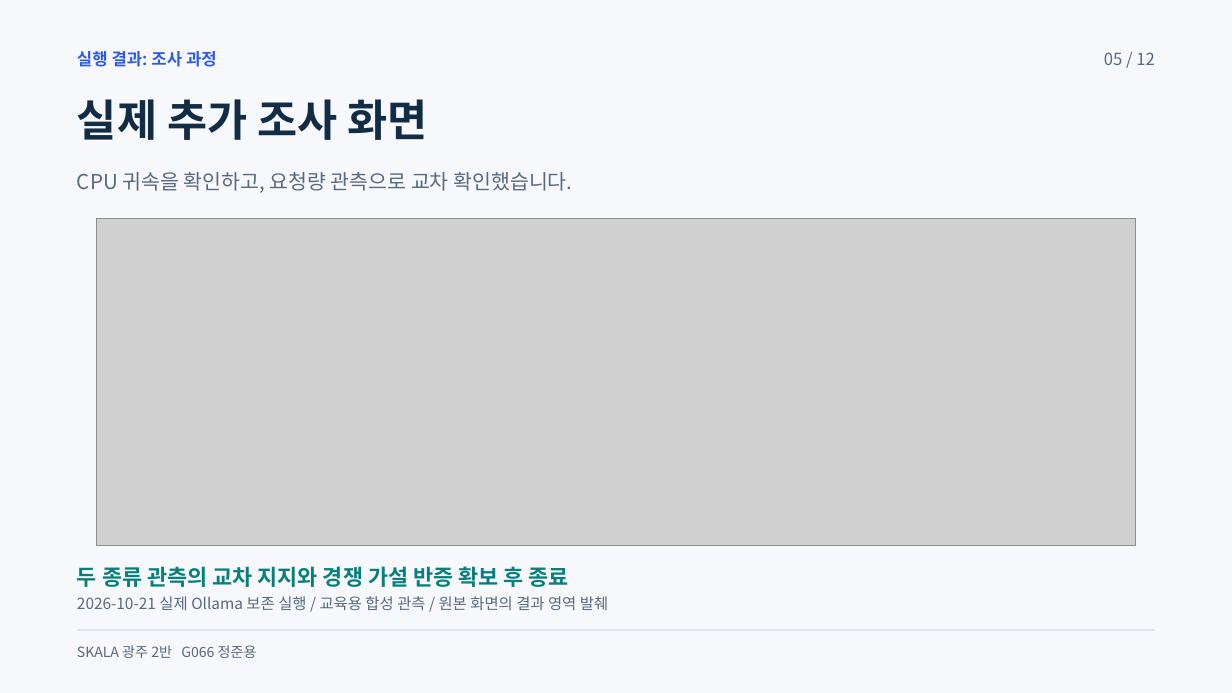
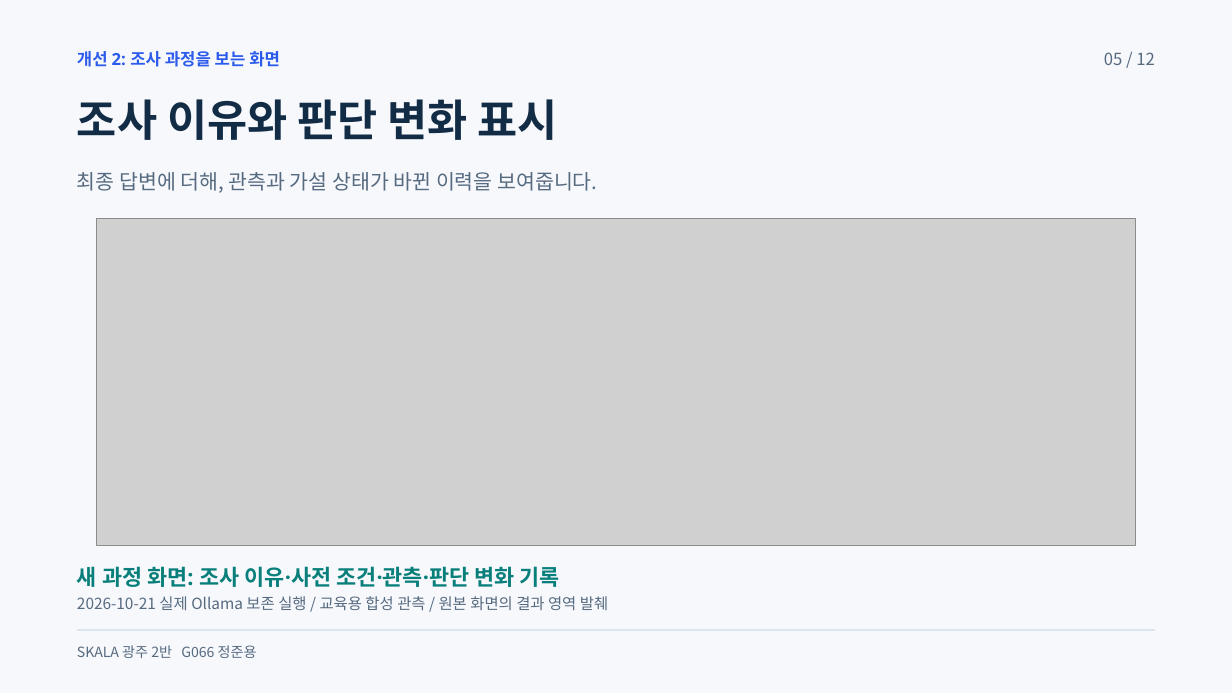
Before and after one commit to beshurl/skala-ai-mini-project, a slide deck: slide 5 of doc/presentation/운영진단_에이전트_5분발표.pptx. Drawn at 1232x693 pixels with LibreOffice and Linux fonts; fonts in the diff are those of the drawing; grey boxes stand for pictures. Boxes give left, top, right and bottom in pixels: in the first picture for what was removed or moved away, otherwise in the second. Text is boxed around its words. In the diff, an @@ line names an element or a change of style, - is before the commit and + after.

```diff
--- a/doc/presentation/운영진단_에이전트_5분발표.pptx
+++ b/doc/presentation/운영진단_에이전트_5분발표.pptx
@@ text at [77,51,280,67]: text changed @@
-실행 결과: 조사 과정
+개선 2: 조사 과정을 보는 화면
@@ text at [77,99,558,140]: text changed @@
-실제 추가 조사 화면
+조사 이유와 판단 변화 표시
@@ text at [77,172,597,193]: text changed @@
-CPU 귀속을 확인하고, 요청량 관측으로 교차 확인했습니다.
+최종 답변에 더해, 관측과 가설 상태가 바뀐 이력을 보여줍니다.
@@ text at [77,566,560,587]: text changed @@
-두 종류 관측의 교차 지지와 경쟁 가설 반증 확보 후 종료
+새 과정 화면: 조사 이유·사전 조건·관측·판단 변화 기록
```
Also in this commit, not shown: 10 other slides changed, 6 other files.
